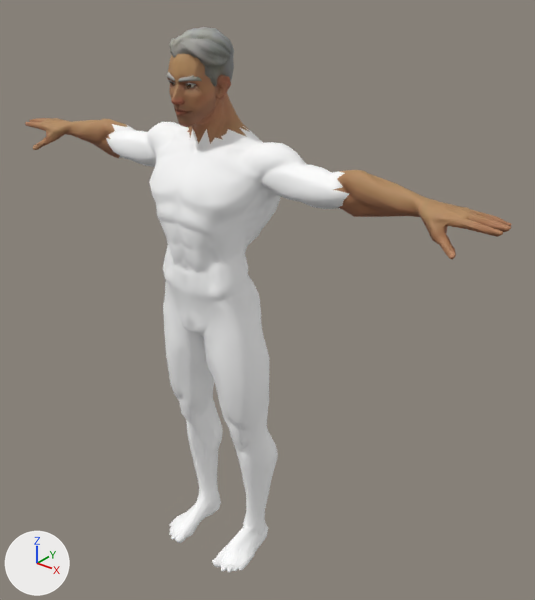
Before and after pictures for a commit that changed the glTF model client/public/characters/male.glb.
Before and after are seen from a 50 mm camera at (1.503, -1.572, 2.054) aimed at (0.12, 0.156, 0.982). The axes (+X, +Y, +Z) are drawn at lower left. The lights are the same throughout. The older version comes first. Vertices at exactly the same position are counted once.

The older version as bpy lines, for what is in view:
```python
me_plane_002 = bpy.data.meshes.new('Plane.002')
me_plane_002.from_pydata(...)  # 234 vertices, 429 faces; spans x -0.085..0.09, y -0.079..0.107, z 1.662..1.84
me_plane_002.materials.append(mat_mi_hair_1_001)  # picture img_t_hair_1_basecolor
me_sphere_005_retopology_004 = bpy.data.meshes.new('Sphere.005_Retopology.004')
me_sphere_005_retopology_004.from_pydata(...)  # 2075 vertices, 4146 faces; spans x -0.93..0.93, y -0.13..0.16, z -0.01..1.81
# faces by material slot: [1576, 2076, 494]
me_sphere_005_retopology_004.materials.append(mat_skin)
me_sphere_005_retopology_004.materials.append(mat_cloth_shirt)
me_sphere_005_retopology_004.materials.append(mat_cloth_shoes)
ob_hair = bpy.data.objects.new('Hair', me_plane_002)
ob_hair.location = (0.0, 0.0, 0.0)
ob_superhero_male = bpy.data.objects.new('SuperHero_Male', me_sphere_005_retopology_004)
ob_superhero_male.location = (0.0, 0.0, 0.0)
```
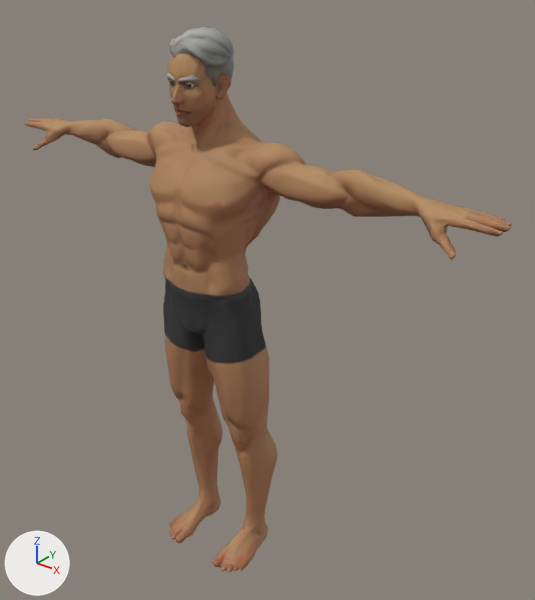
The change, as a diff of the scene's bpy script:
```diff
--- a/client/public/characters/male.glb.py
+++ b/client/public/characters/male.glb.py
@@ mat_body @@
+mat_body = bpy.data.materials.new('body')
+# uses the picture img_t_superhero_male_dark
+# uses the picture img_t_superhero_male_normal
+# uses the picture img_t_superhero_male_roughness
@@ me_sphere_005_retopology_004 @@
 me_sphere_005_retopology_004.from_pydata(...)  # 2075 vertices, 4146 faces; spans x -0.93..0.93, y -0.13..0.16, z -0.01..1.81
 # used by ob_superhero_male; location = (0.0, 0.0, 0.0)
+# me_sphere_005_retopology_004 part 1: 6 vertices moved from x -0.93..0.07, y -0.02..0.08, z 1.45..1.69 to x -0.93..0.07, y -0.02..0.08, z 1.45..1.67; 24 vertices removed from x -0.93..0.26, y -0.07..0.11, z 1.37..1.71; 24 vertices added at x -0.92..0.24, y -0.07..0.13, z 0.9..1.74
+# me_sphere_005_retopology_004 part 2: 3 vertices removed from x -0.07..0.15, y 0.06..0.11, z 0.08..0.47; 5 vertices added at x -0.15..0.16, y 0.08..0.13, z 0.02..0.3
+# me_sphere_005_retopology_004 part 3: 1292 faces spanning x -0.93..0.93, y -0.12..0.15, z 1.37..1.81 switch from mat_skin to mat_body
+# me_sphere_005_retopology_004 part 4: 2025 faces spanning x -0.49..0.49, y -0.13..0.16, z 0.02..1.57 switch from mat_cloth_shirt to mat_body
+# me_sphere_005_retopology_004 part 5: 480 faces spanning x -0.19..0.19, y -0.13..0.14, z -0.01..0.17 switch from mat_cloth_shoes to mat_body
```

Boxes [x1, y1, x2, y2] around the edits, measured in the pictures (535 x 600 px; the box of a moved part takes in the faces that stretch with it):
part 1 of me_sphere_005_retopology_004, moved or reshaped: before [25, 81, 287, 199]; after [29, 57, 287, 353]
part 2 of me_sphere_005_retopology_004, moved or reshaped: before [199, 411, 265, 539]; after [216, 494, 265, 539]
part 3 of me_sphere_005_retopology_004, recoloured: before [33, 72, 509, 258]; after [71, 72, 503, 259]
part 4 of me_sphere_005_retopology_004, recoloured (white to brown): [106, 122, 350, 527] in both
part 5 of me_sphere_005_retopology_004, recoloured (white to brown): [169, 489, 268, 572] in both
